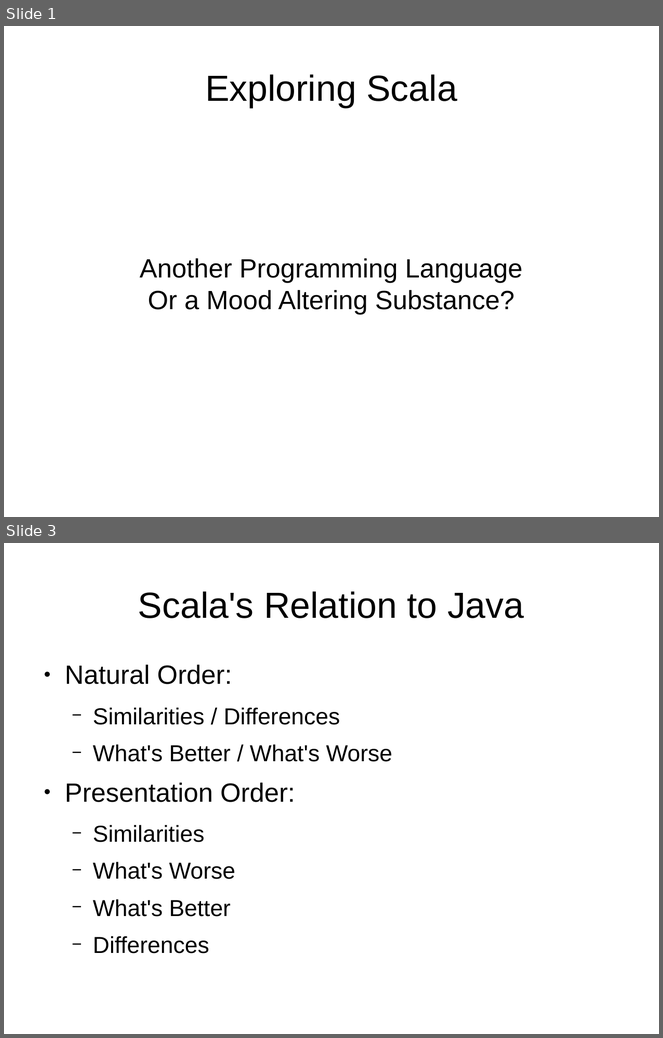
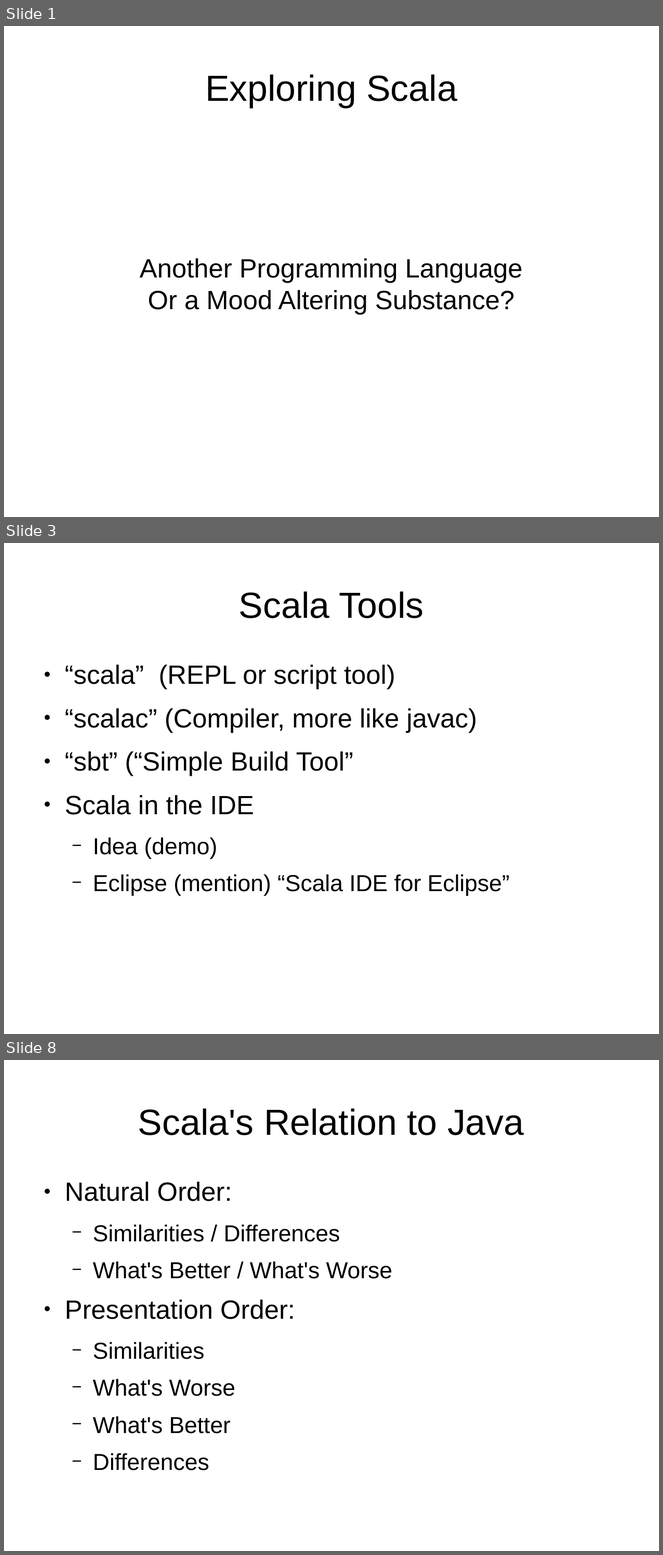
Before and after one commit to JohnLockwood/ScalaTalkSacjug, a slide deck: ScalaDecember2014.odp. Shown one above the other, each under a label of ours: slides 1 and 3 before the commit, slides 1, 3 and 8 after it; the slides between them are not shown. The pictures are 663x1038 and 663x1555 pixels, drawn with LibreOffice and Linux fonts; fonts in the diff are those of the drawing. Boxes give left, top, right and bottom in pixels: in the first picture for what was removed or moved away, otherwise in the second. Text is boxed around its words. In the diff, an @@ line names an element or a change of style, - is before the commit and + after.

Commit message:
Begin worko on tools and scripting session

```diff
--- a/ScalaDecember2014.odp
+++ b/ScalaDecember2014.odp
@@ slide 3 added at (x1=4, y1=543, x2=659, y2=1034), background #FFFFFF @@
@@ title added at (x1=239, y1=591, x2=424, y2=618), 44 pt, text #000000 @@
+Scala Tools
@@ text added at (x1=65, y1=665, x2=510, y2=897), 32 pt, text #000000 @@
+● “scala” (REPL or script tool)
+● “scalac” (Compiler, more like javac)
+● “sbt” (“Simple Build Tool”
+● Scala in the IDE
+  − Idea (demo)
+  − Eclipse (mention) “Scala IDE for Eclipse”
@@ what was slide 3 is now slide 8 @@
```
Also in this commit, not shown: 2 slides changed, 4 other slides added, 2 other files.
